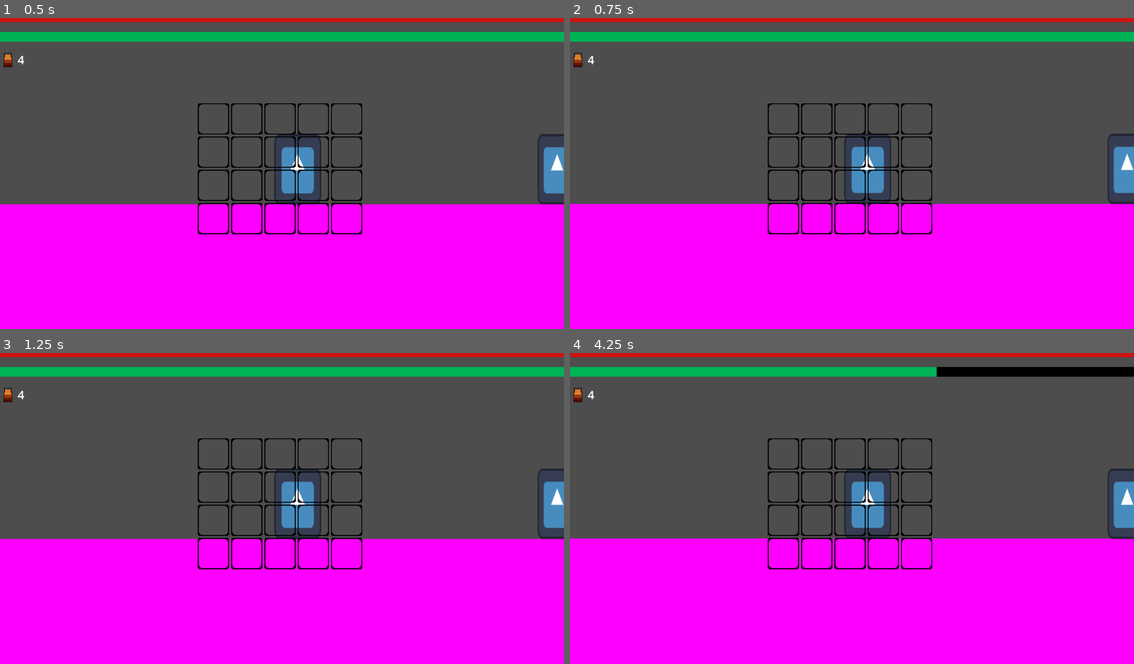
Above: before the commit, frames 1-4 (two rows, left to right).
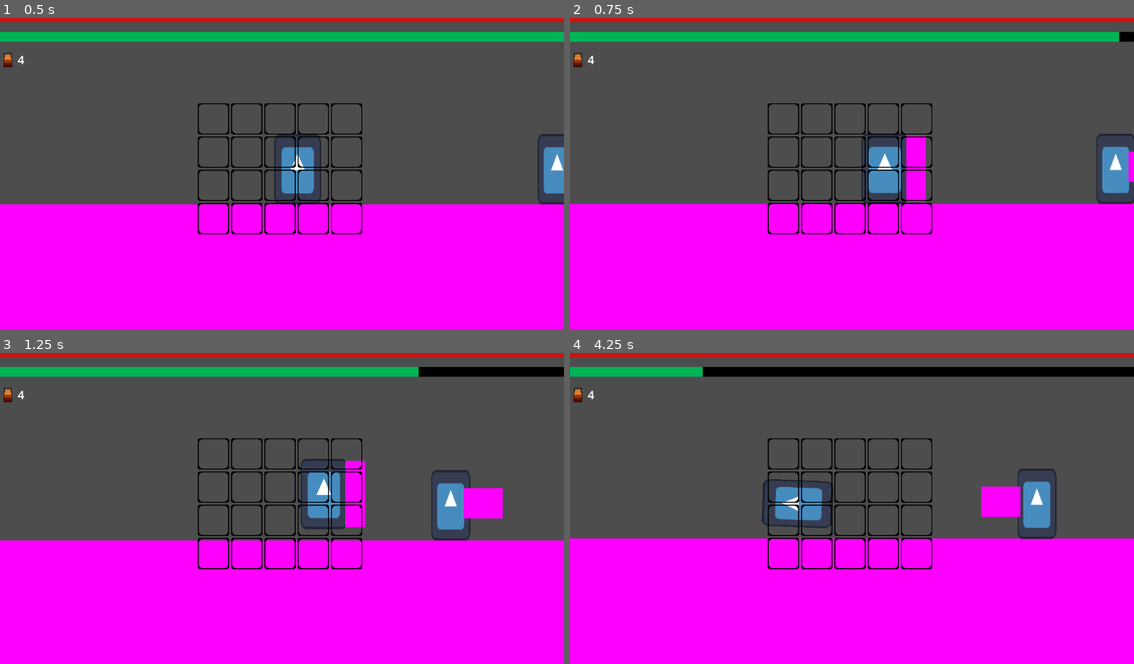
Above: after the commit, the same moments.

Repository: CodeScratcher/soulslike
Game: Godot game, scene res://Levels/test_scene.tscn
The game is run twice, just before and just after one commit, with the same random seed, the same clock (stepped at 60 frames per second) and the same inputs. The engine's default icon, where the game draws it, is replaced by a stand-in: a white triangle on a blue panel in a dark square.
Inputs (mouse positions are in pixels of both pictures, inside the frame that each line leads up to):
- Up to frame 1 (0.5 s): no input
- Up to frame 2 (0.75 s): move the mouse to (976, 154) at 0.52 s; hold D (right) from 0.53 s (still down); hold Shift (block) from 0.53 s (still down)
- Up to frame 3 (1.25 s): keep holding D (right); keep holding Shift (block); tap W (jump) at 0.77 s
- Up to frame 4 (4.25 s): move the mouse to (739, 520) at 1.27 s; release Shift (block) at 1.28 s; tap E (heal) at 1.35 s; tap W (jump) at 1.52, 3.02, 3.77 s; move the mouse to (908, 436) at 2.02 s; release D (right) at 2.03 s; hold A (left) 2.03-2.78 s; right-click (908, 436) at 2.1 s; move the mouse to (823, 567) at 2.77 s; hold D (right) from 2.78 s (still down); click (823, 567) at 2.85 s; move the mouse to (1021, 552) at 3.52 s; tap Space (roll) at 3.6 s

Frame 1 is identical in both runs. In frame 2, 2.5% of the frame differs, in the area x 48-100%, y 4-60%; in frame 3, 6.1%, in the area x 0-100%, y 4-61%; in frame 4, 5.7%.
Error before the commit: Invalid type in utility function "move_toward()". Cannot convert argument 3 from Nil to float. (res://Scripts/Player.gd:60)

Commit message:
fixed merge conflict and issues :)

Diff:
--- a/Levels/test_scene.tscn
+++ b/Levels/test_scene.tscn
@@ -35,13 +35,6 @@
 
 [node name="Player" parent="." instance=ExtResource("1_p5mk7")]
 position = Vector2(515, 472)
-MAX_SPEED = null
-JUMP_VELOCITY = -199.56
-ACCEL = null
-DECEL = null
-JUMP_VARIETY = null
-ROLL_SPEED = null
-STAMINA_REGEN = null
 
 [node name="TestEnemy" parent="." instance=ExtResource("2_5tng7")]
 position = Vector2(776, 408)
